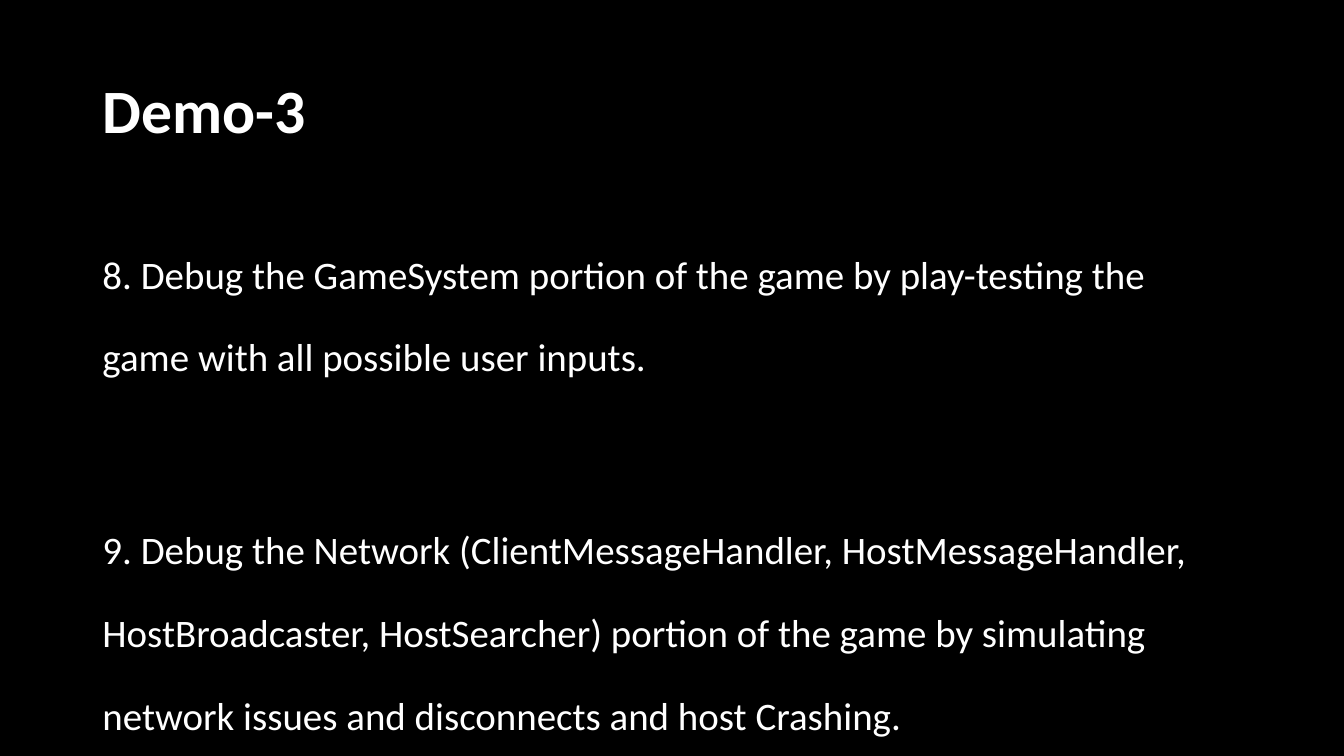
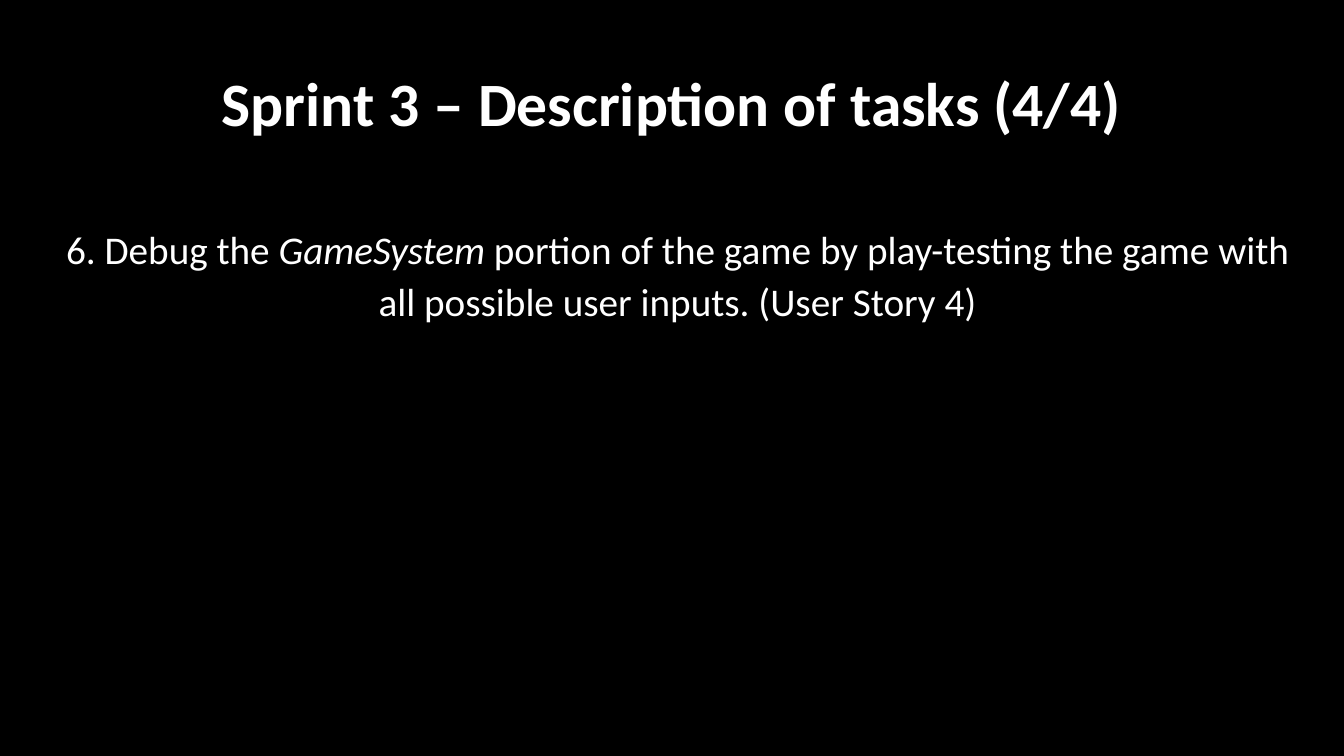
Before and after one commit to srhee91/PokerGame, a slide deck: slide 11 of 09. Sprint3 Final Presentation/FinalPresentation.pptx (slide 7 before the commit). Drawn at 1344x756 pixels with LibreOffice and Linux fonts; fonts in the diff are those of the drawing; background and template pictures are left out. Boxes give left, top, right and bottom in pixels: in the first picture for what was removed or moved away, otherwise in the second. Text is boxed around its words. In the diff, an @@ line names an element or a change of style, - is before the commit and + after.

```diff
--- a/09. Sprint3 Final Presentation/FinalPresentation.pptx
+++ b/09. Sprint3 Final Presentation/FinalPresentation.pptx
@@ title at box(222, 80, 1120, 136): text changed @@
-Demo-3
+Sprint 3 – Description of tasks (4/4)
@@ text at box(66, 236, 1289, 323): text changed; size 48 to 28 pt @@
-8. Debug the GameSystem portion of the game by play-testing the game with all possible user inputs.
-9. Debug the Network (ClientMessageHandler, HostMessageHandler, HostBroadcaster, HostSearcher) portion of the game by simulating network issues and disconnects and host Crashing.
+6. Debug the GameSystem portion of the game by play-testing the game with all possible user inputs. (User Story 4)
```
Also in this commit, not shown: 2 other slides changed, 6 slides added, 2 slides removed, 3 other files.
